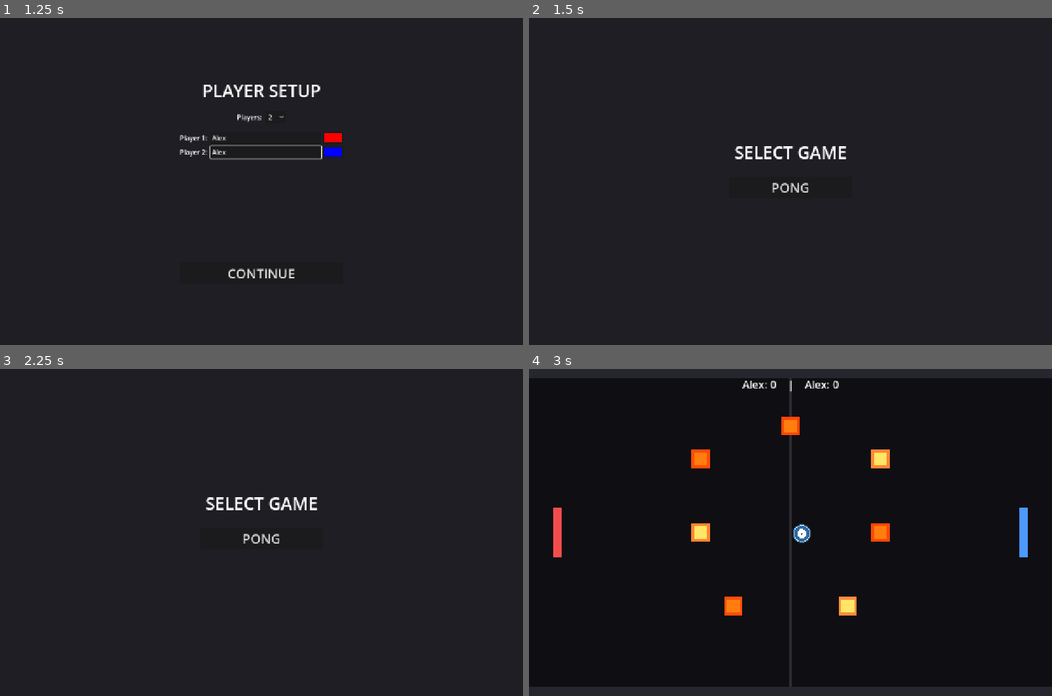
Above: before the commit, frames 1-4 (two rows, left to right).
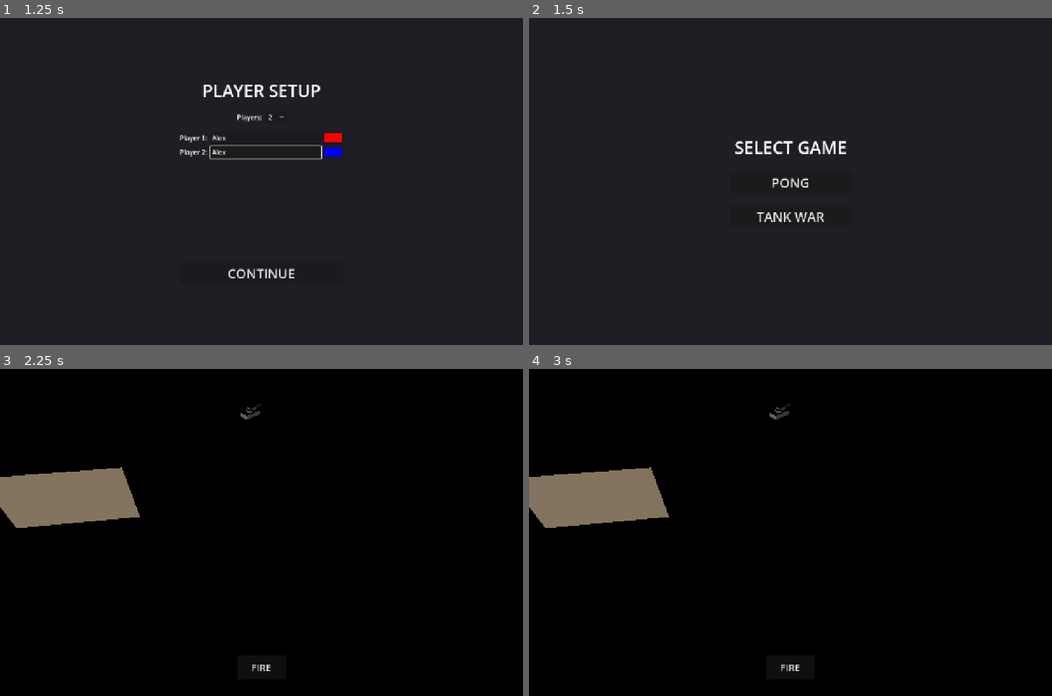
Above: after the commit, the same moments.

Repository: jensbroecher/tabletparty
Game: Godot game, scene res://scenes/ui/SetupScreen.tscn
Same seed, same stepped clock (60 frames per second), same inputs: the game is played once before the commit and once after it.
Inputs (mouse positions are in pixels of both pictures, inside the frame that each line leads up to):
- Up to frame 1 (1.25 s): click (266, 138) at 0.52 s; type "Alex" at 0.6 s; click (266, 152) at 0.75 s; type "Alex" at 0.83 s
- Up to frame 2 (1.5 s): click "CONTINUE" at 1.25 s
- Up to frame 3 (2.25 s): click (261, 568) at 2 s, where only the run after the commit has a clickable "TANK WAR"
- Up to frame 4 (3 s): click (790, 539) at 2.75 s, where only the run before the commit has a clickable "PONG"

Frame 1 is identical in both runs. In frame 2, 1.0% of the frame differs, in the area x 39-61%, y 37-63%; in frame 3, 99%, in the area x 0-100%, y 0-100%; in frame 4, 12%.

Commit message:
Add Tank War mode to the main menu

Diff:
--- a/scenes/ui/ModeSelection.gd
+++ b/scenes/ui/ModeSelection.gd
@@ -2,3 +2,6 @@
 
 func _on_pong_pressed():
 	get_tree().change_scene_to_file("res://scenes/pong/PongArena.tscn")
+
+func _on_tank_war_pressed():
+	get_tree().change_scene_to_file("res://scenes/tank_war/TankWar.tscn")
--- a/scenes/ui/ModeSelection.tscn
+++ b/scenes/ui/ModeSelection.tscn
@@ -46,4 +46,10 @@
 theme_override_font_sizes/font_size = 32
 text = "PONG"
 
+[node name="TankWarButton" type="Button" parent="VBox"]
+layout_mode = 2
+theme_override_font_sizes/font_size = 32
+text = "TANK WAR"
+
 [connection signal="pressed" from="VBox/PongButton" to="." method="_on_pong_pressed"]
+[connection signal="pressed" from="VBox/TankWarButton" to="." method="_on_tank_war_pressed"]
